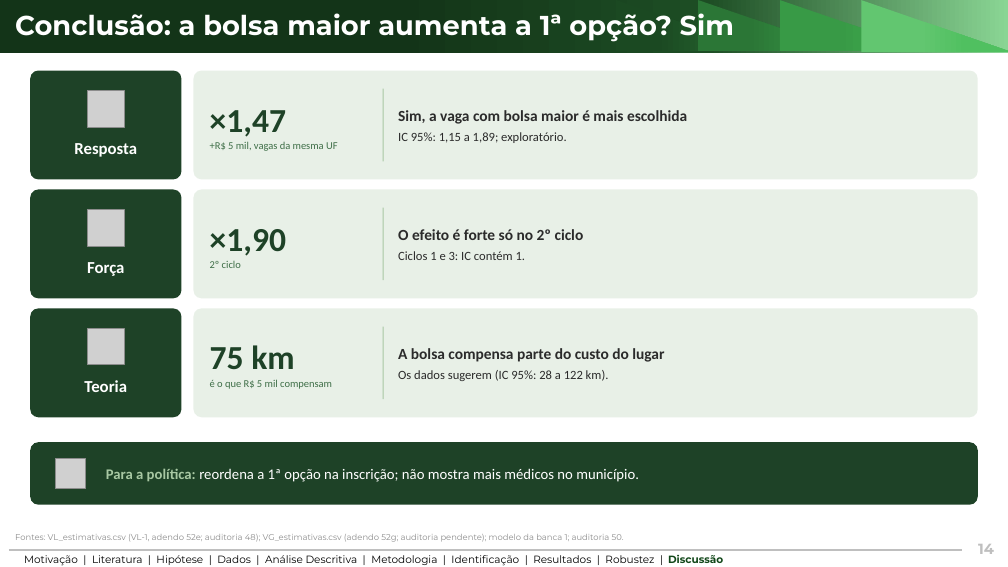
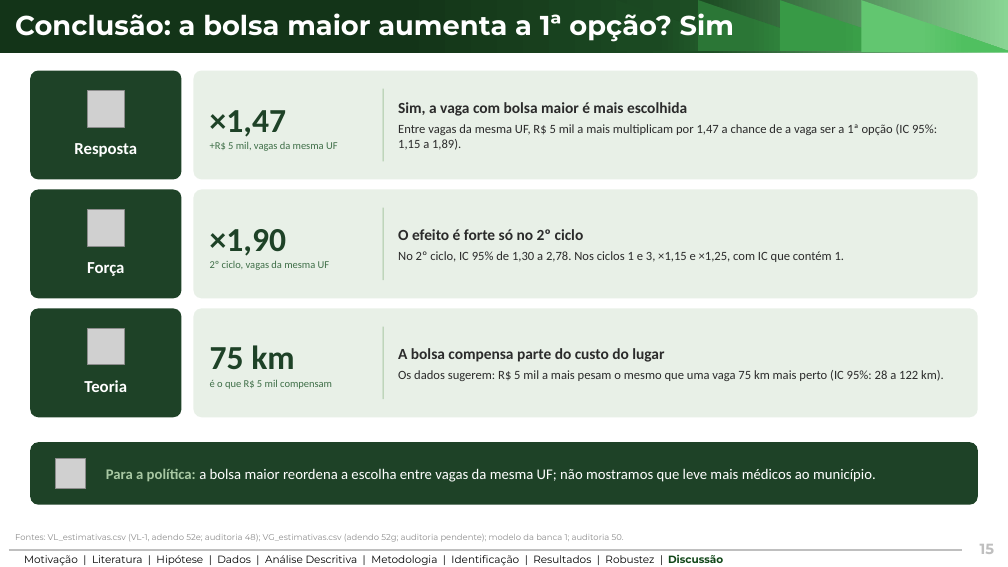
Before and after one commit to ka1victor/impact-eval-health-econ-pmme, a slide deck: slide 15 of output/apresentacao_banca_final/deck_banca_final.pptx (slide 14 before the commit). Drawn at 1008x567 pixels with LibreOffice and Linux fonts; fonts in the diff are those of the drawing; grey boxes stand for pictures; background and template pictures are left out. Boxes give left, top, right and bottom in pixels: in the first picture for what was removed or moved away, otherwise in the second. Text is boxed around its words. In the diff, an @@ line names an element or a change of style, - is before the commit and + after.

```diff
--- a/output/apresentacao_banca_final/deck_banca_final.pptx
+++ b/output/apresentacao_banca_final/deck_banca_final.pptx
@@ text at <box>398,124,937,150</box>: text changed @@
-IC 95%: 1,15 a 1,89; exploratório.
+Entre vagas da mesma UF, R$ 5 mil a mais multiplicam por 1,47 a chance de a vaga ser a 1ª opção (IC 95%: 1,15 a 1,89).
@@ text at <box>210,260,330,270</box>: text changed @@
-2º ciclo
+2º ciclo, vagas da mesma UF
@@ text at <box>398,251,845,262</box>: text changed @@
-Ciclos 1 e 3: IC contém 1.
+No 2º ciclo, IC 95% de 1,30 a 2,78. Nos ciclos 1 e 3, ×1,15 e ×1,25, com IC que contém 1.
@@ text at <box>398,370,944,381</box>: text changed @@
-Os dados sugerem (IC 95%: 28 a 122 km).
+Os dados sugerem: R$ 5 mil a mais pesam o mesmo que uma vaga 75 km mais perto (IC 95%: 28 a 122 km).
@@ text at <box>106,468,876,482</box>: text changed @@
-Para a política: reordena a 1ª opção na inscrição; não mostra mais médicos no município.
+Para a política: a bolsa maior reordena a escolha entre vagas da mesma UF; não mostramos que leve mais médicos ao município.
@@ text at <box>980,544,995,554</box>: text changed @@
-14
+15
```
Also in this commit, not shown: 18 other slides changed, 1 slide added, 6 other files.
